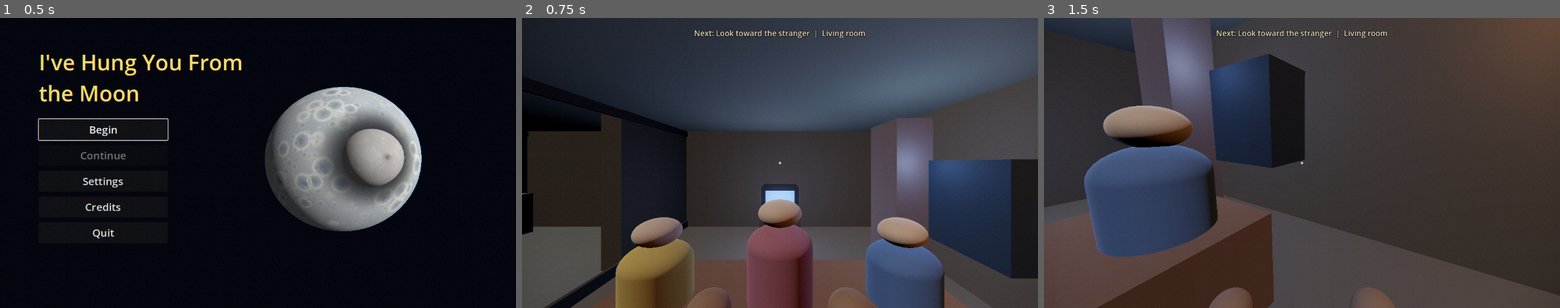
Above: before the commit, frames 1-3 (left to right).
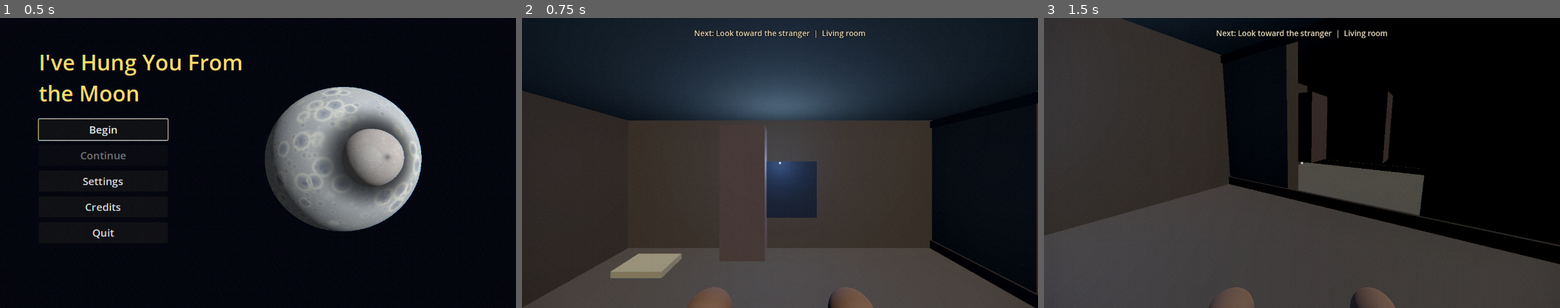
Above: after the commit, the same moments.

Repository: gabeekleiber-oss/Moon-Game
Game: Godot game, scene res://scenes/main/main.tscn
Same seed, same stepped clock (60 frames per second), same inputs: the game is played once before the commit and once after it.
Inputs (mouse positions are in pixels of both pictures, inside the frame that each line leads up to):
- Up to frame 1 (0.5 s): no input
- Up to frame 2 (0.75 s): click "Begin" at 0.5 s
- Up to frame 3 (1.5 s): tap Enter (ui_accept) at 1.25 s; move the mouse to (1327, 163) at 1.27 s; hold W (move_forward) from 1.28 s (still down); hold C (crouch) from 1.28 s (still down); click (1327, 163) at 1.42 s

Frame 1 is identical in both runs. In frame 2, 55% of the frame differs, in the area x 0-100%, y 0-100%; in frame 3, 64%.

Commit message:
[S-02] Alt Act 1 playable slice (act01_wisconsin_alt.tscn) with full 12-beat test; material preview fixes

Diff:
--- a/scenes/acts/act01_wisconsin/act01.gd
+++ b/scenes/acts/act01_wisconsin/act01.gd
@@ -1,6 +1,6 @@
 class_name Act01
 extends ActStub
-## Act 1, The Fourteenth of September (docs/ACTS.md). Playable slice built from code-made PLACEHOLDER props and figures.
+## ALT Act 1 (scene act01_wisconsin_alt.tscn; the default scene uses Act01Story). The Fourteenth of September (docs/ACTS.md). Playable slice built from code-made PLACEHOLDER props and figures.
 ## Beats run in story order: intruder, finger, letter, shoo, kitchen_items, broom, tv_hit_1, tv_hit_2, quit_call, phone_throw,
 ## tank_throw, family_loaded. Narration captions are copied verbatim from docs/source/STORY.md (typos kept).
 ## TODO(resume): real characters (S-08), dressed rooms (L-01), kick/throw verbs with physics (S-15), the Taurus (S-13),
--- a/scenes/acts/act01_wisconsin/act01_wisconsin.tscn
+++ b/scenes/acts/act01_wisconsin/act01_wisconsin.tscn
@@ -1,6 +1,6 @@
 [gd_scene load_steps=5 format=3]
 
-[ext_resource type="Script" path="res://scenes/acts/act01_wisconsin/act01.gd" id="1"]
+[ext_resource type="Script" path="res://scenes/acts/act_stub.gd" id="1"]
 [ext_resource type="Script" path="res://scenes/lighting/mood_environment.gd" id="2"]
 
 [ext_resource type="Script" path="res://scenes/acts/act_carry_props.gd" id="3"]
--- /dev/null
+++ b/scenes/acts/act01_wisconsin/act01_wisconsin_alt.tscn
@@ -0,0 +1,18 @@
+[gd_scene load_steps=3 format=3]
+
+[ext_resource type="Script" path="res://scenes/acts/act01_wisconsin/act01.gd" id="1"]
+[ext_resource type="Script" path="res://scenes/lighting/mood_environment.gd" id="2"]
+
+[node name="Act01Alt" type="Node3D"]
+script = ExtResource("1")
+act_id = 1
+act_title = "The Fourteenth of September"
+unreality_floor = 0.0
+base_grade = "flat_tired"
+room_ids = PackedStringArray("wi_living_room", "wi_entry", "wi_kitchen", "wi_hall_closet", "wi_marysue_room", "wi_yard")
+room_state = "night"
+player_spawn_position = Vector3(0, 1, 2.5)
+
+[node name="MoodEnvironment" type="WorldEnvironment" parent="."]
+script = ExtResource("2")
+follow_grade = true
--- a/tests/_act01_shot.gd
+++ b/tests/_act01_shot.gd
@@ -1,7 +1,7 @@
 extends Node
 ## Dev tool: loads Act 1 and saves PNGs from the player's view.
 ## bash scripts/tools/shot.sh res://tests/_act01_shot.tscn -- --out=/tmp/shots/act01
-const ActScene = preload("res://scenes/acts/act01_wisconsin/act01_wisconsin.tscn")
+const ActScene = preload("res://scenes/acts/act01_wisconsin/act01_wisconsin_alt.tscn")
 func _ready() -> void:
 	var out := "/tmp/shots/act01"
 	for a in OS.get_cmdline_user_args():
--- a/tests/test_act01.gd
+++ b/tests/test_act01.gd
@@ -1,6 +1,6 @@
 extends Node
 ## Plays Act 1 start to finish through its real interactions (placeholder props) and checks every beat completes in order.
-const ActScene = preload("res://scenes/acts/act01_wisconsin/act01_wisconsin.tscn")
+const ActScene = preload("res://scenes/acts/act01_wisconsin/act01_wisconsin_alt.tscn")
 var _fails := 0
 var act: Act01
 
